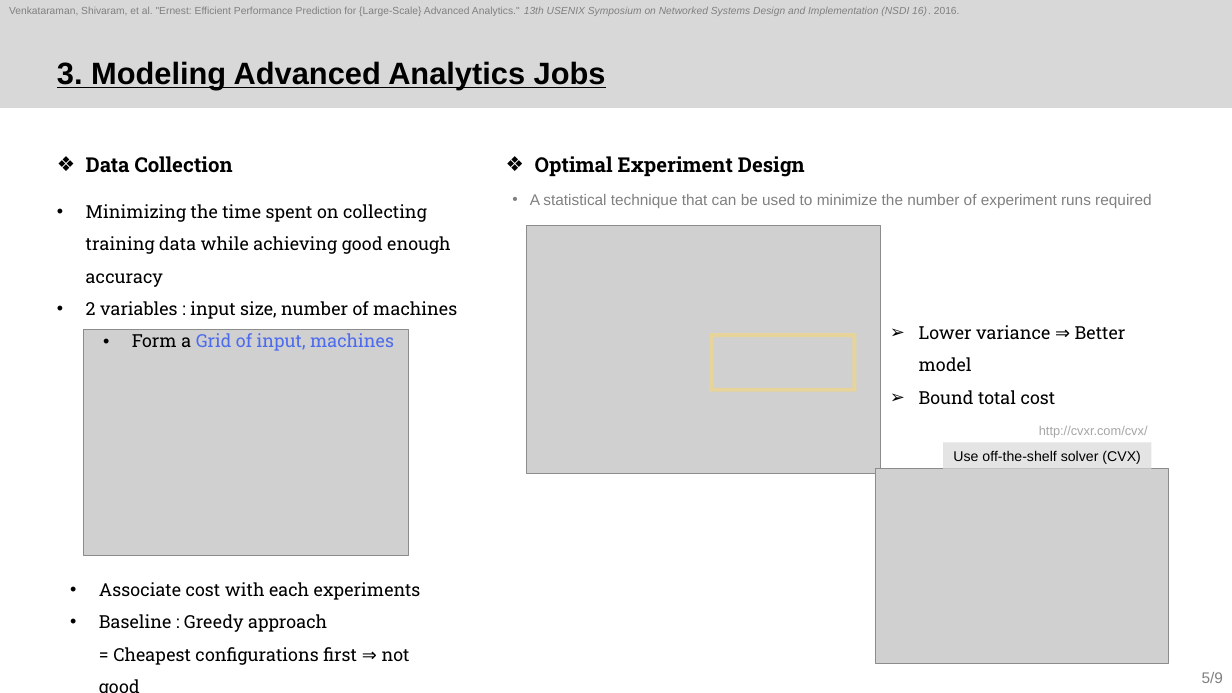
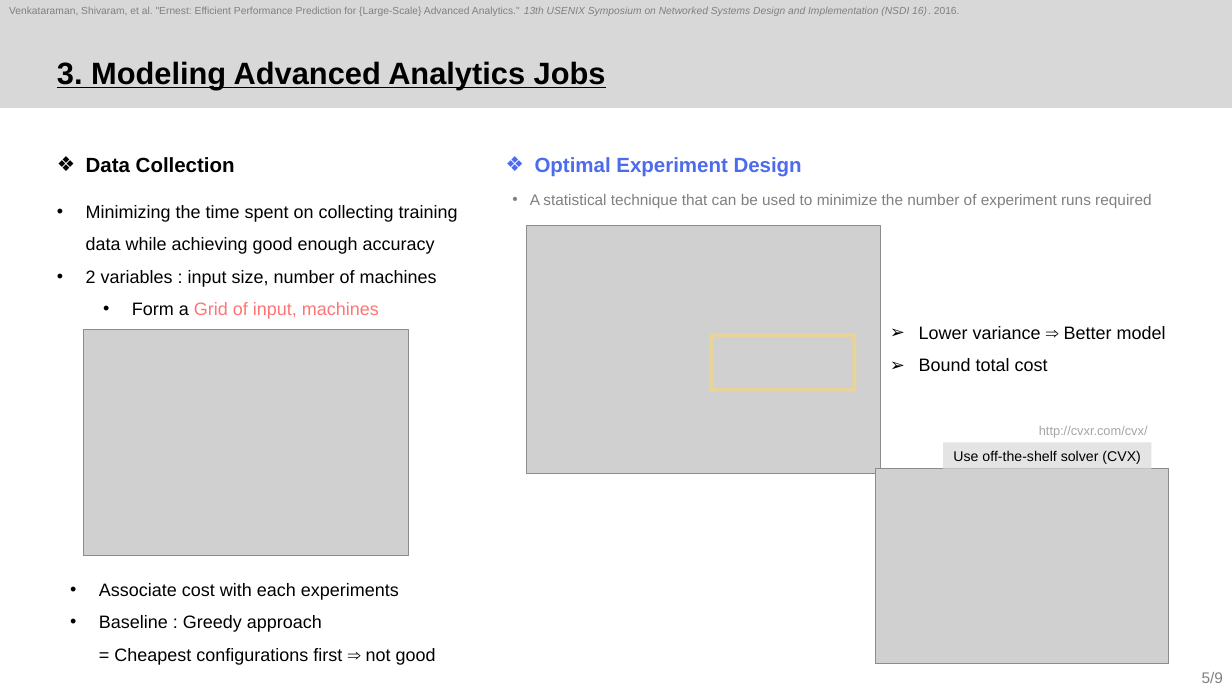
Before and after one commit to sohee98/2022-2nd-Course, a slide deck: slide 5 of Cloud Computing/Paper review/3. Ernest/22.11.22_Ernest_SoheeKim.pptx. Drawn at 1232x693 pixels with LibreOffice and Linux fonts; fonts in the diff are those of the drawing; grey boxes stand for pictures. Boxes give left, top, right and bottom in pixels: in the first picture for what was removed or moved away, otherwise in the second. Text is boxed around its words. In the diff, an @@ line names an element or a change of style, - is before the commit and + after.

```diff
--- a/Cloud Computing/Paper review/3. Ernest/22.11.22_Ernest_SoheeKim.pptx
+++ b/Cloud Computing/Paper review/3. Ernest/22.11.22_Ernest_SoheeKim.pptx
@@ text "Optimal Experiment Design" at [535,157,802,177]: font Roboto Slab to Arial, text colour #000000 to #4D6BED @@
@@ text "Minimizing the time spent on ..." at [86,205,458,319]: font Roboto Slab to Arial; text colour #4D6BED to #FF7575 in "Grid of input, machines" @@
@@ font Roboto Slab to Arial in 3 elements at [86,157,235,173], [99,583,436,665], [919,326,1166,371] @@
```
Also in this commit, not shown: 7 other slides changed, 2 other files.
